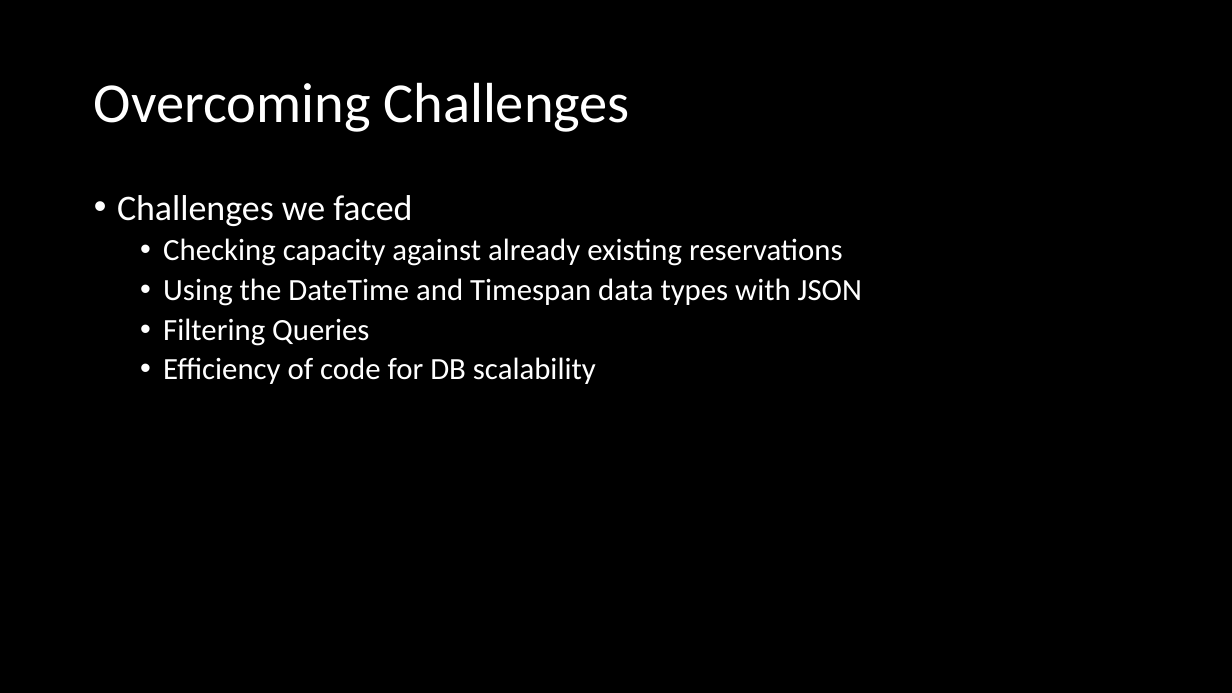
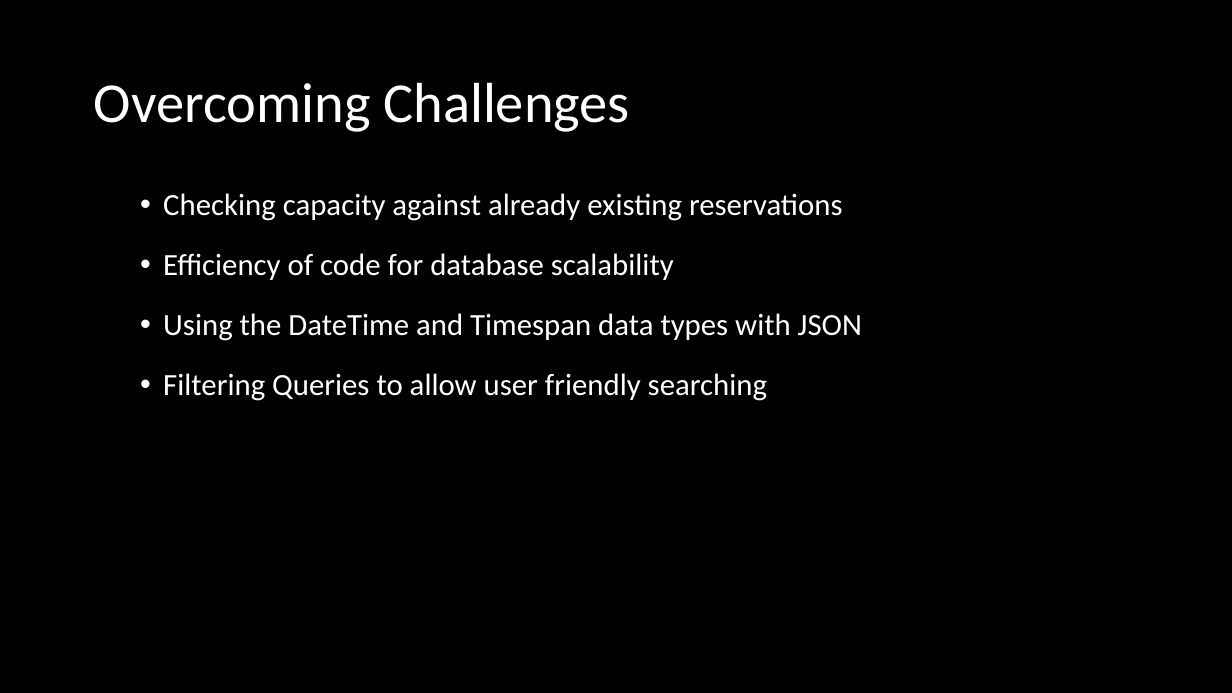
Before and after one commit to Luke4Parker/ReservationSystem, a slide deck: slide 3 of ReservationSystem/ReservationSystem/Reservation System.pptx. Drawn at 1232x693 pixels with LibreOffice and Linux fonts; fonts in the diff are those of the drawing; background and template pictures are left out. Boxes give left, top, right and bottom in pixels: in the first picture for what was removed or moved away, otherwise in the second. Text is boxed around its words. In the diff, an @@ line names an element or a change of style, - is before the commit and + after.

```diff
--- a/ReservationSystem/ReservationSystem/Reservation System.pptx
+++ b/ReservationSystem/ReservationSystem/Reservation System.pptx
@@ text at bbox=[117, 195, 412, 226]: paragraph removed @@
-• Challenges we faced
@@ text at bbox=[163, 253, 674, 280]: paragraph added @@
+  • Efficiency of code for database scalability
@@ text at bbox=[163, 373, 767, 401]: text changed @@
-  • Filtering Queries
-  • Efficiency of code for DB scalability
+  • Filtering Queries to allow user friendly searching
```
Also in this commit, not shown: 11 other slides changed, 2 slides added, 1 slide removed, 4 other files.
